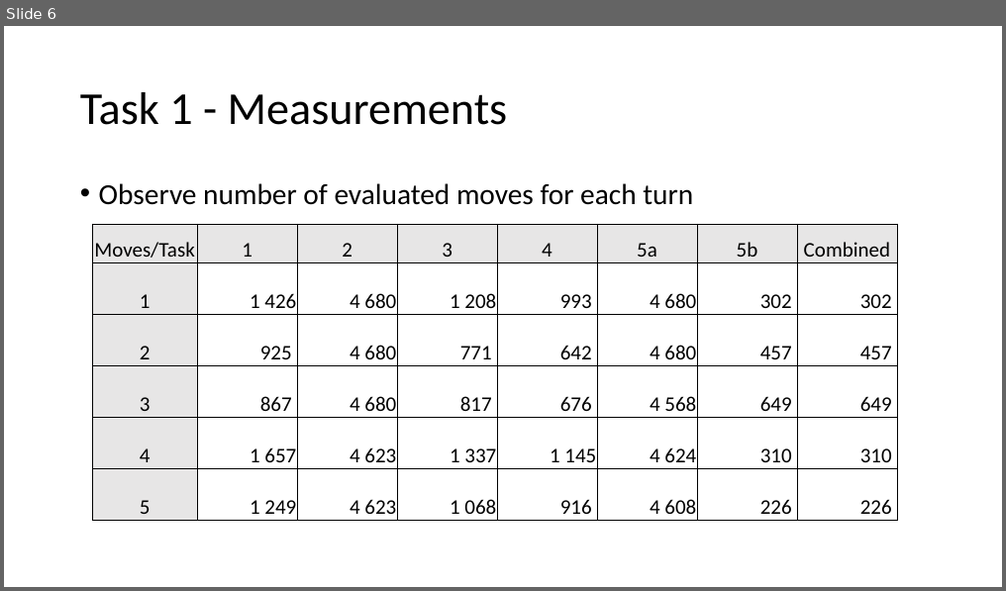
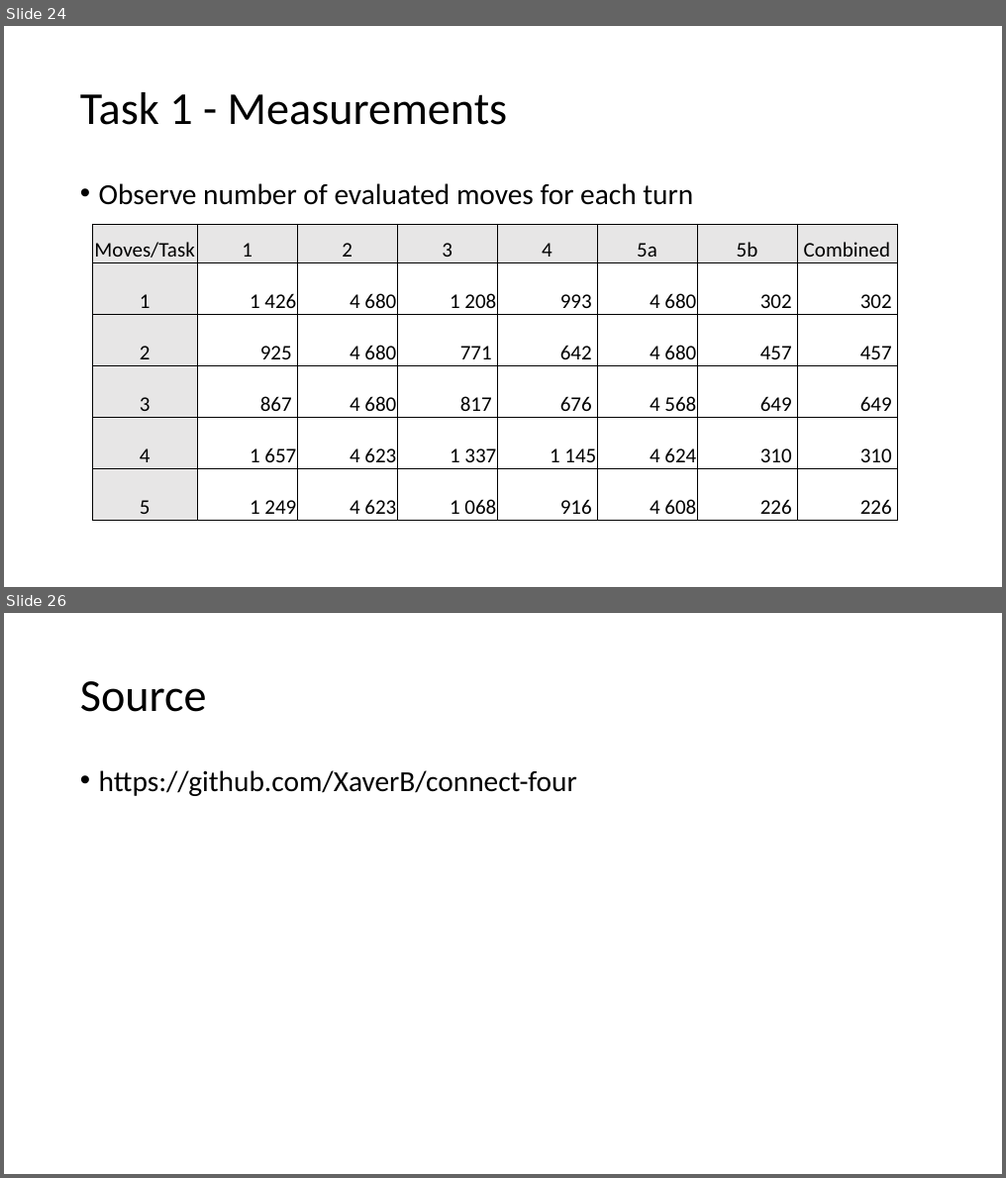
Before and after one commit to XaverB/connect-four, a slide deck: doc/ConnectFourPresentationDraft.pptx. Shown one above the other, each under a label of ours: slide 6 before the commit, slides 24 and 26 after it; the slides between them are not shown. The pictures are 1006x591 and 1006x1178 pixels, drawn with LibreOffice and Linux fonts; fonts in the diff are those of the drawing. Boxes give left, top, right and bottom in pixels: in the first picture for what was removed or moved away, otherwise in the second. Text is boxed around its words. In the diff, an @@ line names an element or a change of style, - is before the commit and + after.

```diff
--- a/doc/ConnectFourPresentationDraft.pptx
+++ b/doc/ConnectFourPresentationDraft.pptx
@@ slide 26 added at [4,613,1002,1174], background #FFFFFF @@
@@ title added at [80,681,207,712], 44 pt, text #000000 @@
+Source
@@ text added at [99,770,577,796], 28 pt, text #000000 @@
+• https://github.com/XaverB/connect-four
@@ what was slide 6 is now slide 24 @@
```
Also in this commit, not shown: 5 slides changed, 12 other slides added.
